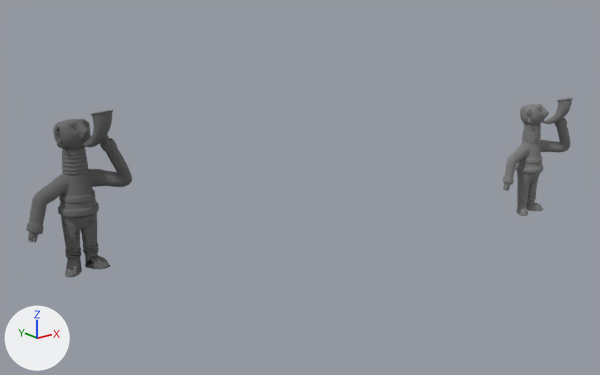
One commit to the FBX model Assets/LEVEL 1/Models/Environment/Gate_Statue.fbx: the scene before it, then after it.
Rendered twice from a 50 mm camera at (-37.9, -40.4, 20.8) aimed at (-8.7, -3.9, 6.2). Every picture has the same lights, and +X, +Y and +Z are marked at lower left. The first picture is the older version. Where no turn or scale is listed for an object, it has been applied to the vertices.

Before the edit, the objects in view are built like this:
```python
me_mesh = bpy.data.meshes.new('Mesh')
me_mesh.from_pydata(...)  # 19873 vertices, 19866 faces; spans x -2.69..2.2, y -1.99..1.37, z -2.58..5.83
me_mesh.materials.append(mat_tpose2_shirt_base1)  # dark grey #696969
me_mesh_001 = bpy.data.meshes.new('Mesh.001')
me_mesh_001.from_pydata(...)  # 19873 vertices, 19865 faces; spans x -2.44..2.44, y -1.68..1.68, z -4.21..4.21
me_mesh_001.materials.append(mat_tpose2_shirt_base1_001)  # grey #7f7f7f
ob_gate_statue = bpy.data.objects.new('Gate_Statue', me_mesh_001)
ob_gate_statue.location = (9.61, -7.14, 5.7)
ob_horn_guy = bpy.data.objects.new('Horn_Guy', me_mesh)
ob_horn_guy.location = (-22.06, -3.37, 6.9)
```
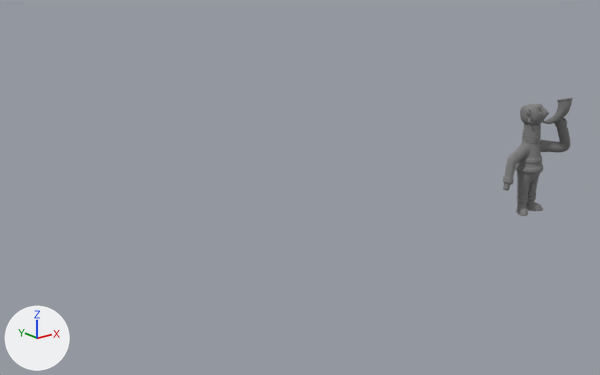
Where the change shows, as pixel boxes (x1, y1, x2, y2) in the pictures (600 x 375 px):
'Horn_Guy', deleted: before (26, 110, 132, 277)

The change, as a diff of the scene's bpy script:
```diff
--- a/Assets/LEVEL 1/Models/Environment/Gate_Statue.fbx.py
+++ b/Assets/LEVEL 1/Models/Environment/Gate_Statue.fbx.py
@@ ob_horn_guy @@
-ob_horn_guy = bpy.data.objects.new('Horn_Guy', me_mesh)
-ob_horn_guy.location = (-22.06, -3.37, 6.9)
```
